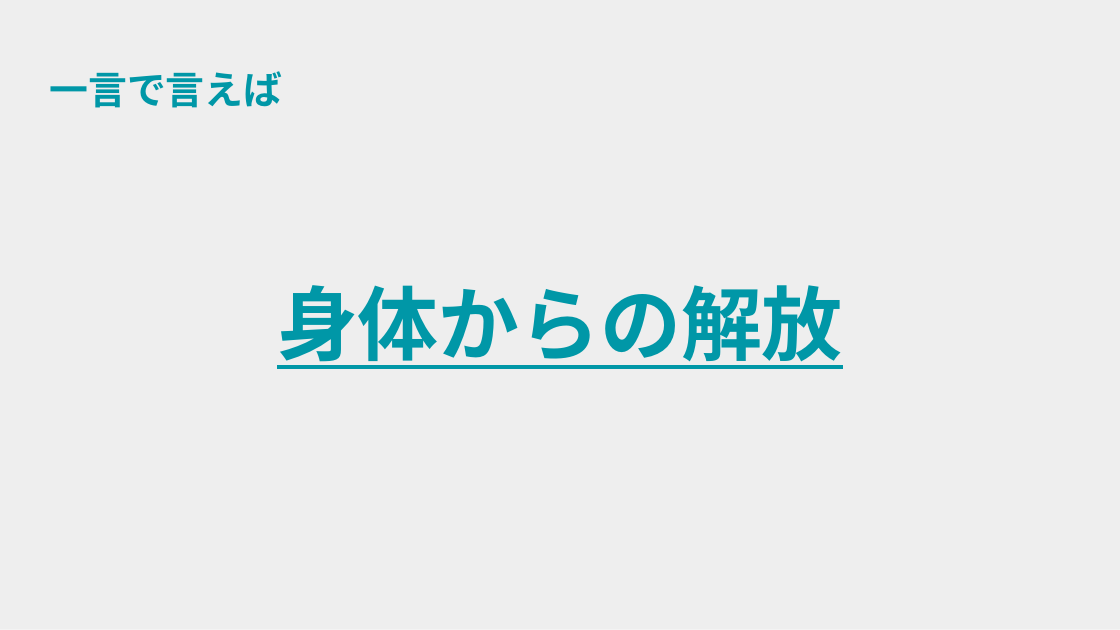
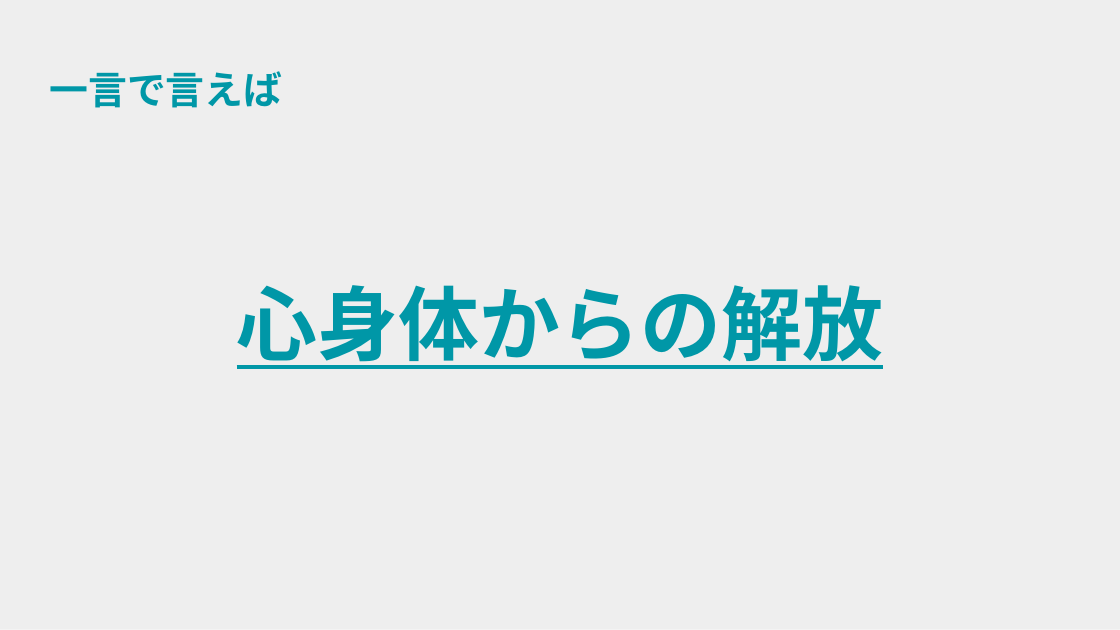
Before and after one commit to gakutosasabe/Reserch, a slide deck: slide 3 of BodyExpendReserch/世界観構築/身体拡張ビジョン.pptx. Drawn at 1120x630 pixels with LibreOffice and Linux fonts; fonts in the diff are those of the drawing. Boxes give left, top, right and bottom in pixels: in the first picture for what was removed or moved away, otherwise in the second. Text is boxed around its words. In the diff, an @@ line names an element or a change of style, - is before the commit and + after.

Commit message:
身体拡張ビジョンにマイルストーンを追加

```diff
--- a/BodyExpendReserch/世界観構築/身体拡張ビジョン.pptx
+++ b/BodyExpendReserch/世界観構築/身体拡張ビジョン.pptx
@@ title at bbox=[237, 285, 883, 369]: text changed @@
-身体からの解放
+心身体からの解放
```
Also in this commit, not shown: 3 other slides changed, 5 slides added.
